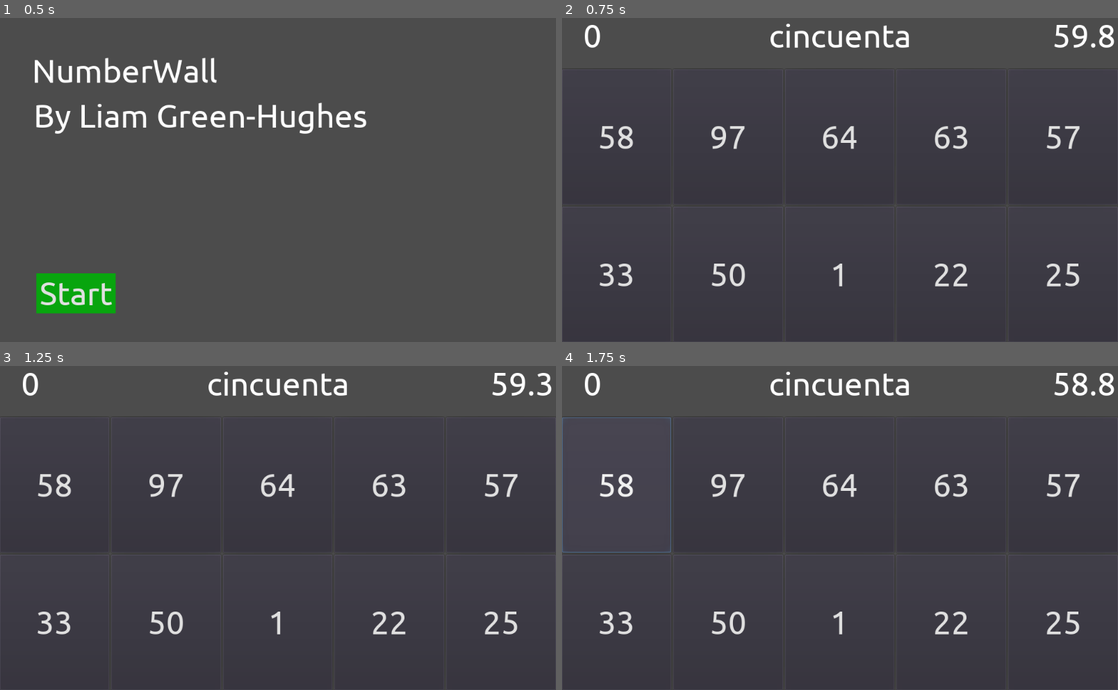
Above: before the commit, frames 1-4 (two rows, left to right).
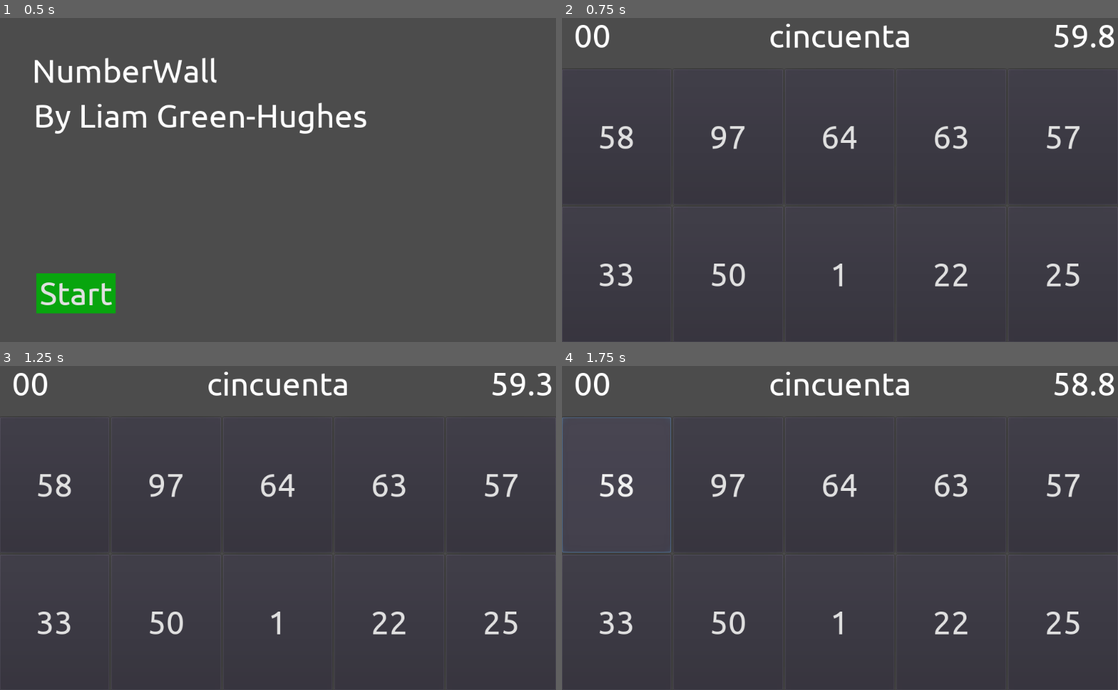
Above: after the commit, the same moments.

Repository: liamgh/NumberWall
Game: Godot game, scene res://Start.tscn
Two runs of this game, one before a commit and one after it. Both use one fixed random seed, a clock stepped at 60 frames per second and the inputs below.
Inputs:
- Up to frame 1 (0.5 s): no input
- Up to frame 2 (0.75 s): click "Start" at 0.5 s
- Up to frame 3 (1.25 s): no input
- Up to frame 4 (1.75 s): click "58" at 1.25 s

Frame 1 is identical in both runs. In frame 2, 0.2% of the frame differs, in the area x 2-9%, y 2-10%; in frame 3, 0.2%; in frame 4, 0.2%.

Commit message:
Added global variables

Diff:
--- a/Game.gd
+++ b/Game.gd
@@ -31,7 +31,6 @@
 
 var answers = []
 var correctAnswer = 0
-var score = 0
 var translations = []
 var hintNumber = 0
 
@@ -83,14 +82,16 @@
 		return
 
 	if answers[buttonNo] == correctAnswer:
-		score += 10
+		changeScore(10)
 		NewQuestion()
 
 # Called every frame. 'delta' is the elapsed time since the previous frame.
 func _process(delta):
 	timerDisplay.text = str(timer.time_left)
-	scoreDisplay.text = str(score)
 
+func changeScore(amount):
+	PlayerVariables.score += amount
+	scoreDisplay.text = str(PlayerVariables.score)
 
 func _on_Timer_timeout():
 	print_debug("That's all folks")
--- /dev/null
+++ b/PlayerVariables.gd
@@ -0,0 +1,7 @@
+# Variables shared between scenes
+# See https://docs.godotengine.org/en/stable/tutorials/scripting/singletons_autoload.html
+
+extends Node
+
+export var score = 0
+export var language = ""
--- a/project.godot
+++ b/project.godot
@@ -14,6 +14,10 @@
 run/main_scene="res://Start.tscn"
 config/icon="res://icon.png"
 
+[autoload]
+
+PlayerVariables="*res://PlayerVariables.gd"
+
 [physics]
 
 common/enable_pause_aware_picking=true
